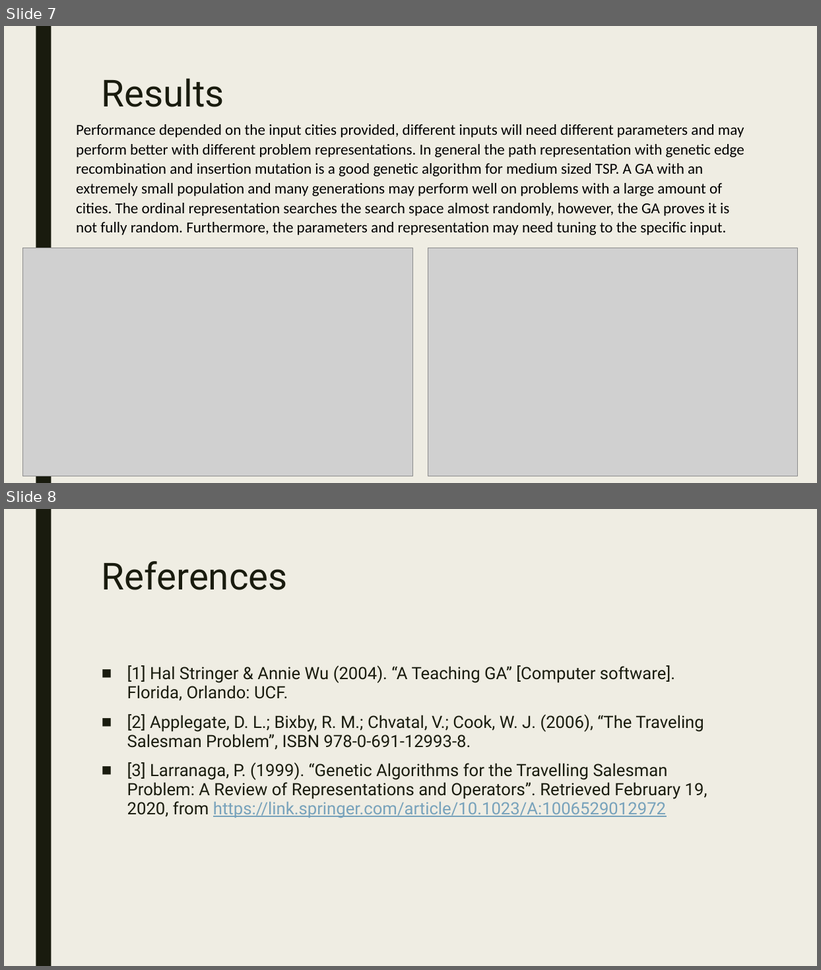
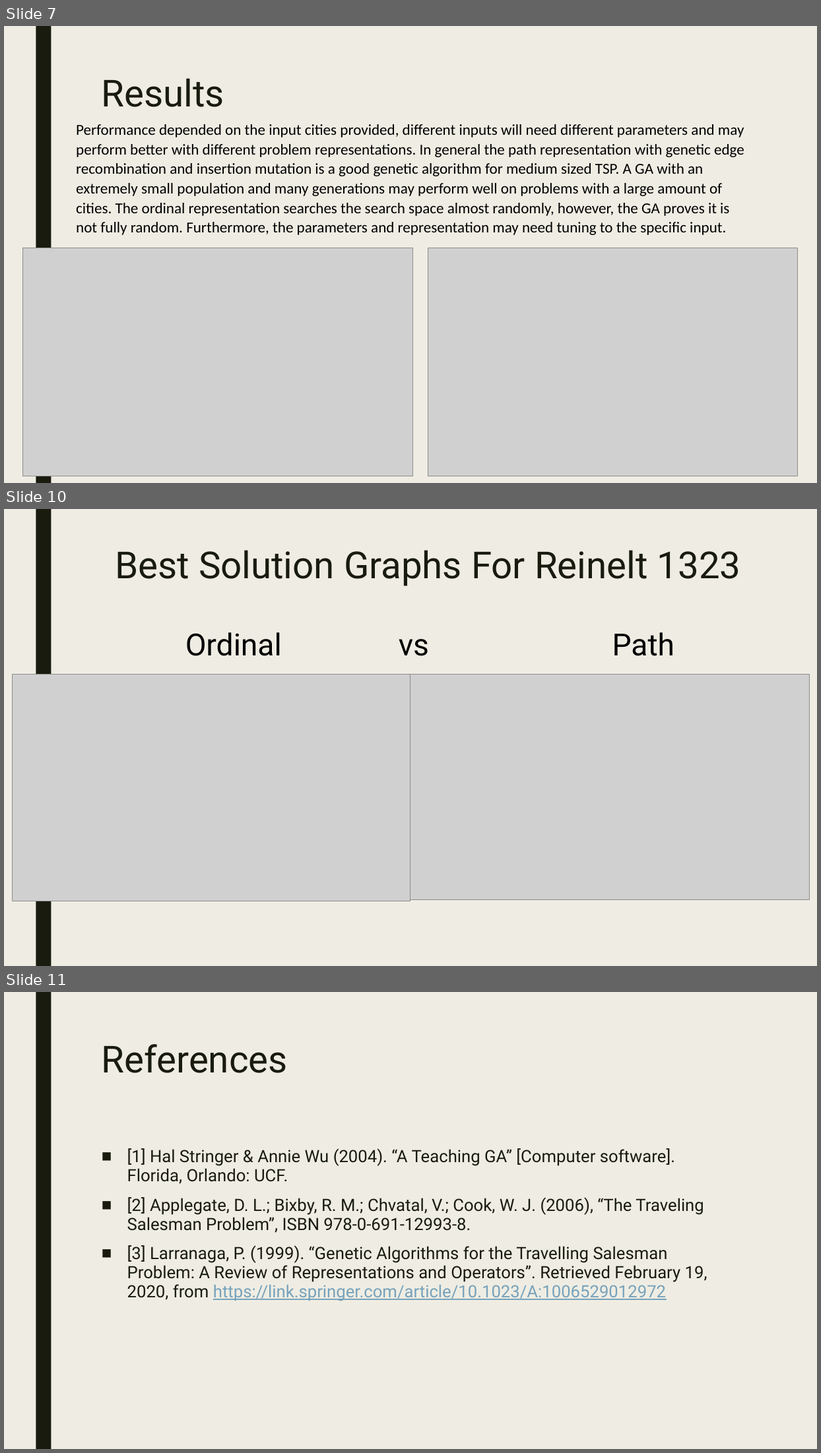
Before and after one commit to trevinofernando/TSP_GeneticAlgorithm, a slide deck: Presentation_Homework_2.pptx. Shown one above the other, each under a label of ours: slides 7 and 8 before the commit, slides 7, 10 and 11 after it; the slides between them are not shown. The pictures are 821x970 and 821x1453 pixels, drawn with LibreOffice and Linux fonts; fonts in the diff are those of the drawing; grey boxes stand for pictures. Boxes give left, top, right and bottom in pixels: in the first picture for what was removed or moved away, otherwise in the second. Text is boxed around its words. In the diff, an @@ line names an element or a change of style, - is before the commit and + after.

Commit message:
added plots of best resutls

```diff
--- a/Presentation_Homework_2.pptx
+++ b/Presentation_Homework_2.pptx
@@ slide 10 added at (4,509,817,966), background #EFEDE3; not listed: 1 template element that a slide beside it also shows @@
@@ text added at (115,550,741,586), 44 pt, text #191B0E @@
+Best Solution Graphs For Reinelt 1323
@@ text added at (186,632,675,656), 36 pt, text #000000 @@
+Ordinal vs Path
@@ picture added at (12,674,411,901) @@
@@ picture added at (411,674,809,900) @@
@@ what was slide 8 is now slide 11 @@
```
Also in this commit, not shown: 2 other slides added.
